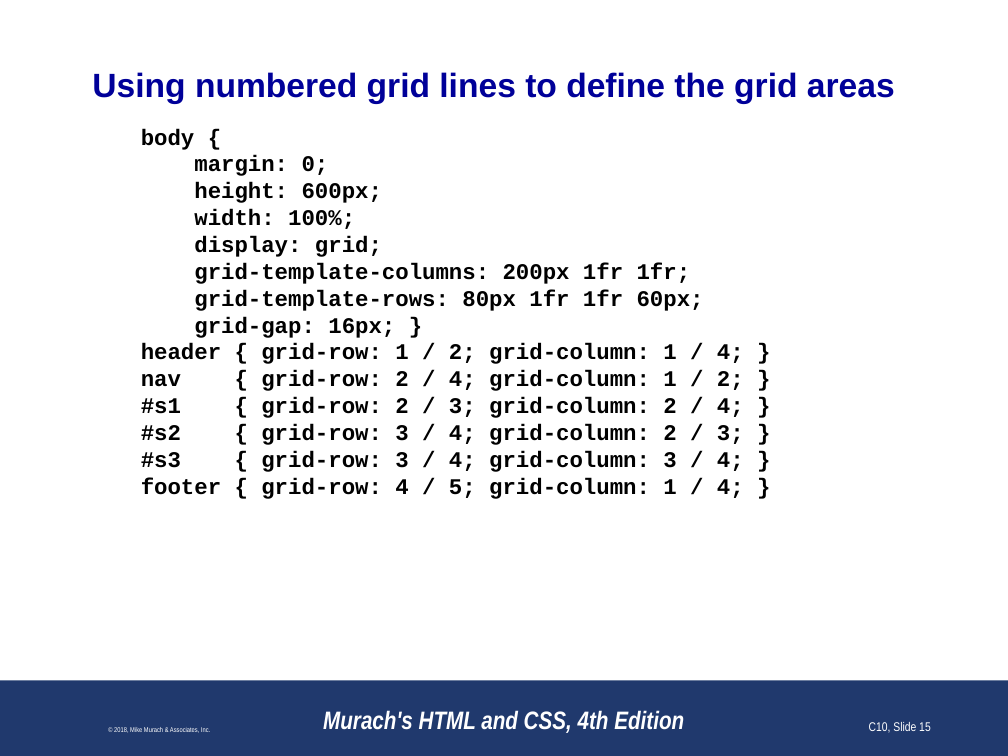
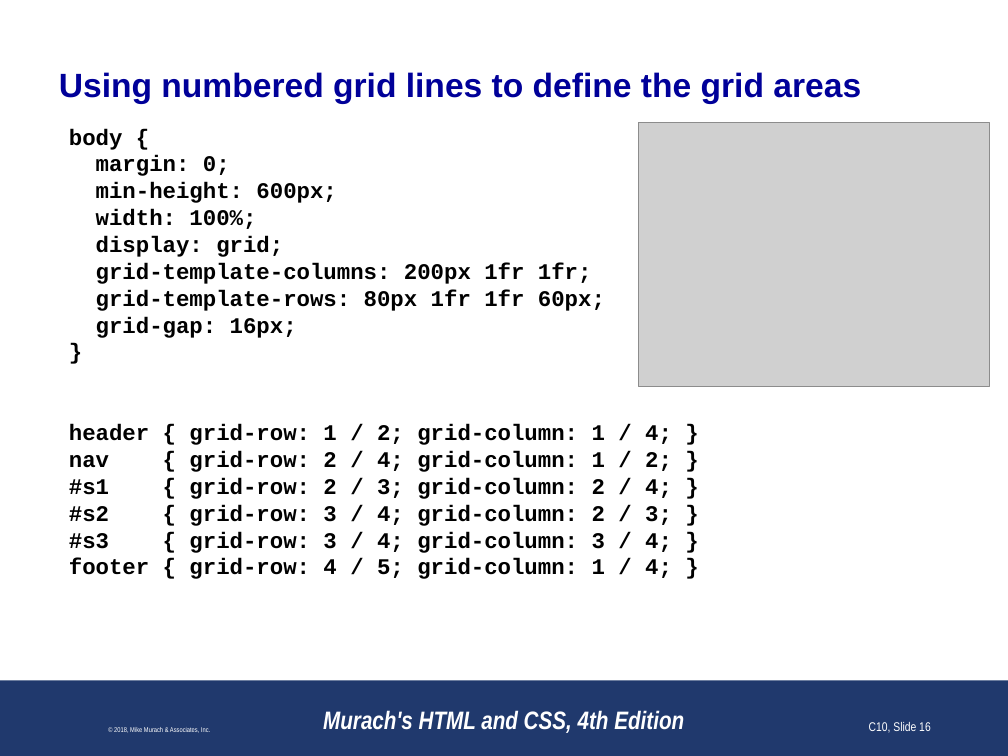
Before and after one commit to paulsmithkc/awd1000_base_lab_and_homework, a slide deck: slide 16 of murach_html_4e/slides/Chapter 10 slides (Revised).pptx (slide 15 before the commit). Drawn at 1008x756 pixels with LibreOffice and Linux fonts; fonts in the diff are those of the drawing; grey boxes stand for pictures; background and template pictures are left out. Boxes give left, top, right and bottom in pixels: in the first picture for what was removed or moved away, otherwise in the second. Text is boxed around its words. In the diff, an @@ line names an element or a change of style, - is before the commit and + after.

```diff
--- a/murach_html_4e/slides/Chapter 10 slides (Revised).pptx
+++ b/murach_html_4e/slides/Chapter 10 slides (Revised).pptx
@@ title "Using numbered grid lines to ..." moved from (x1=92, y1=72, x2=895, y2=104) to (x1=59, y1=72, x2=861, y2=104) @@
@@ text "body {" moved from (x1=141, y1=128, x2=744, y2=499) to (x1=69, y1=128, x2=672, y2=579) @@
@@ text at (x1=69, y1=128, x2=672, y2=579): indent changed @@
@@ picture added at (x1=638, y1=123, x2=989, y2=387) @@
@@ text at (x1=96, y1=182, x2=592, y2=284): text changed @@
-height: 600px;
-width: 100%;
-display: grid;
-grid-template-columns: 200px 1fr 1fr;
+min-height: 600px;
+width: 100%;
+display: grid;
+grid-template-columns: 200px 1fr 1fr;
@@ text at (x1=96, y1=316, x2=297, y2=338): text changed @@
-grid-gap: 16px; }
+grid-gap: 16px;
+}
```
Also in this commit, not shown: 19 other slides changed, 1 slide added, 7 slides removed.
